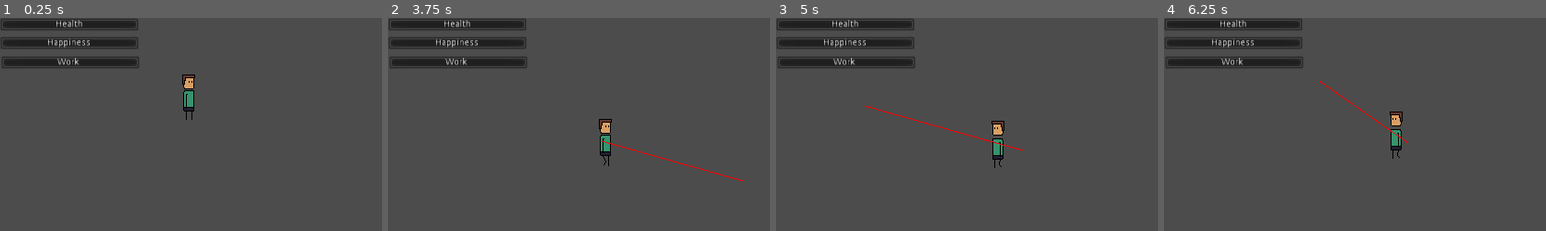
Above: before the commit, frames 1-4 (left to right).
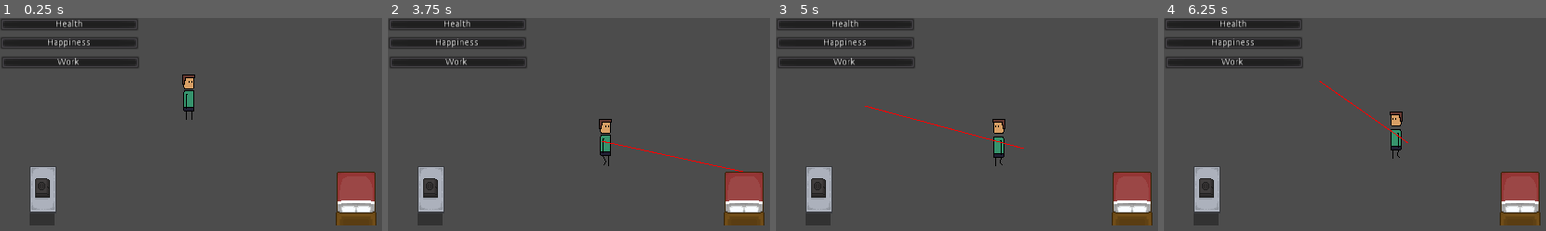
Above: after the commit, the same moments.

Repository: sun-wise-man/work-from-home
Game: Godot game, scene res://scenes/main.tscn
Same seed, same stepped clock (60 frames per second), same inputs: the game is played once before the commit and once after it.
Inputs (mouse positions are in pixels of both pictures, inside the frame that each line leads up to):
- Up to frame 1 (0.25 s): no input
- Up to frame 2 (3.75 s): tap Enter at 0.5 s; move the mouse to (708, 130) at 0.52 s; click (708, 130) at 0.67 s; move the mouse to (521, 156) at 1.27 s; click (521, 156) at 1.42 s; move the mouse to (655, 88) at 2.02 s; click (655, 88) at 2.17 s; move the mouse to (586, 192) at 2.77 s; click (586, 192) at 2.92 s; move the mouse to (743, 179) at 3.52 s; click (743, 179) at 3.67 s
- Up to frame 3 (5 s): move the mouse to (863, 105) at 4.27 s; click (863, 105) at 4.42 s
- Up to frame 4 (6.25 s): move the mouse to (1408, 143) at 5.02 s; click (1408, 143) at 5.17 s; move the mouse to (1320, 79) at 5.77 s; click (1320, 79) at 5.92 s

The runs differ from the first frame. In frame 1, 4.2% of the frame differs, in the area x 7-99%, y 70-98%; in frame 2, 4.5%; in frame 3, 4.9%, in the area x 7-99%, y 41-98%; in frame 4, 4.2%.

Commit message:
Added Furniture
Added stove and bed

Diff:
--- a/scenes/main.tscn
+++ b/scenes/main.tscn
@@ -11,6 +11,7 @@
 [ext_resource path="res://sprites/main_idle_4.png" type="Texture" id=9]
 [ext_resource path="res://scenes/Main.gd" type="Script" id=10]
 [ext_resource path="res://scenes/ElementBar.gd" type="Script" id=11]
+[ext_resource path="res://scenes/interactable.tres" type="TileSet" id=12]
 
 [sub_resource type="SpriteFrames" id=1]
 animations = [ {
@@ -29,9 +30,9 @@
 extents = Vector2( 7.15993, 26.0387 )
 
 [sub_resource type="NavigationPolygon" id=3]
-vertices = PoolVector2Array( -0.799988, 269.172, 1.08777, 1.11211, 480.576, -0.775627, 478.688, 270.116 )
-polygons = [ PoolIntArray( 0, 1, 2, 3 ) ]
-outlines = [ PoolVector2Array( -0.799988, 269.172, 1.08777, 1.11211, 480.576, -0.775627, 478.688, 270.116 ) ]
+vertices = PoolVector2Array( 61.562, 158.466, 0.536946, 158.445, 1.08777, 1.11211, 480.576, -0.775627, 480.739, 268.552, 407.124, 268.379, 406.341, 164.222, 364.717, 164.432, 61.8486, 209.253, 364.744, 268.327, 0.682205, 268.232, 0.547855, 209.557 )
+polygons = [ PoolIntArray( 0, 1, 2, 3 ), PoolIntArray( 3, 4, 5, 6 ), PoolIntArray( 0, 3, 6, 7 ), PoolIntArray( 8, 0, 7, 9 ), PoolIntArray( 8, 9, 10, 11 ) ]
+outlines = [ PoolVector2Array( 0.682205, 268.232, 0.547855, 209.557, 61.8486, 209.253, 61.562, 158.466, 0.536946, 158.445, 1.08777, 1.11211, 480.576, -0.775627, 480.739, 268.552, 407.124, 268.379, 406.341, 164.222, 364.717, 164.432, 364.744, 268.327 ) ]
 
 [node name="World" type="Node2D"]
 script = ExtResource( 10 )
@@ -127,6 +128,13 @@
 __meta__ = {
 "_edit_use_anchors_": false
 }
+
+[node name="TileMap" type="TileMap" parent="."]
+z_index = -1
+tile_set = ExtResource( 12 )
+cell_size = Vector2( 32, 32 )
+format = 1
+tile_data = PoolIntArray( 327681, 0, 0, 327691, 2, 0, 327692, 3, 0, 393217, 1, 0, 393227, 4, 0, 393228, 5, 0 )
 [connection signal="hour_pass" from="." to="WorkBar" method="_on_World_hour_pass"]
 [connection signal="hour_pass" from="." to="HappinessBar" method="_on_World_hour_pass"]
 [connection signal="hour_pass" from="." to="HealthBar" method="_on_World_hour_pass"]
Not shown: 1 places in scenes/main.tscn that only renumber resources
